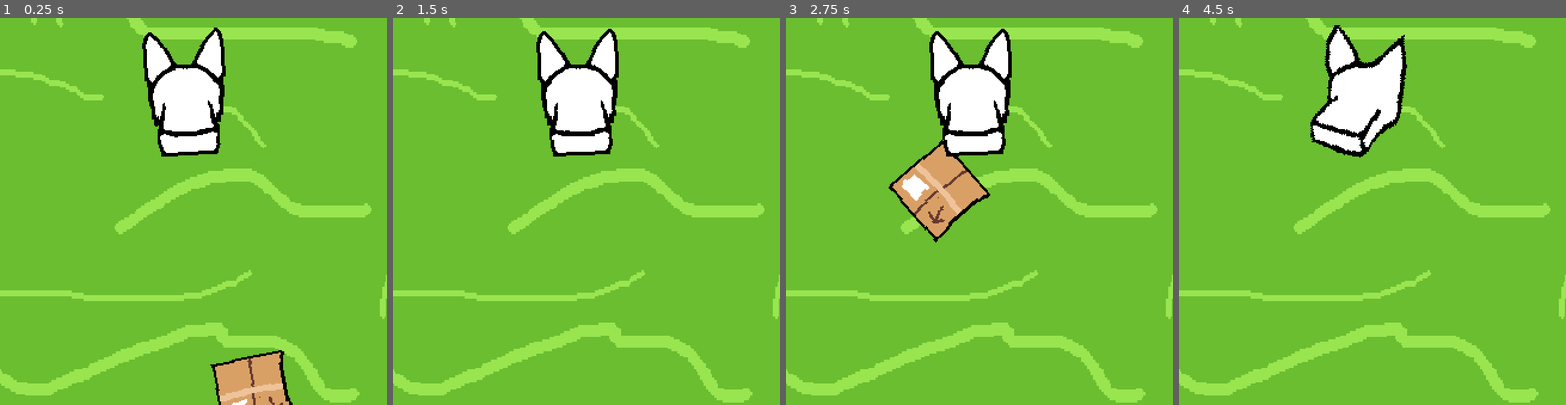
Above: before the commit, frames 1-4 (left to right).
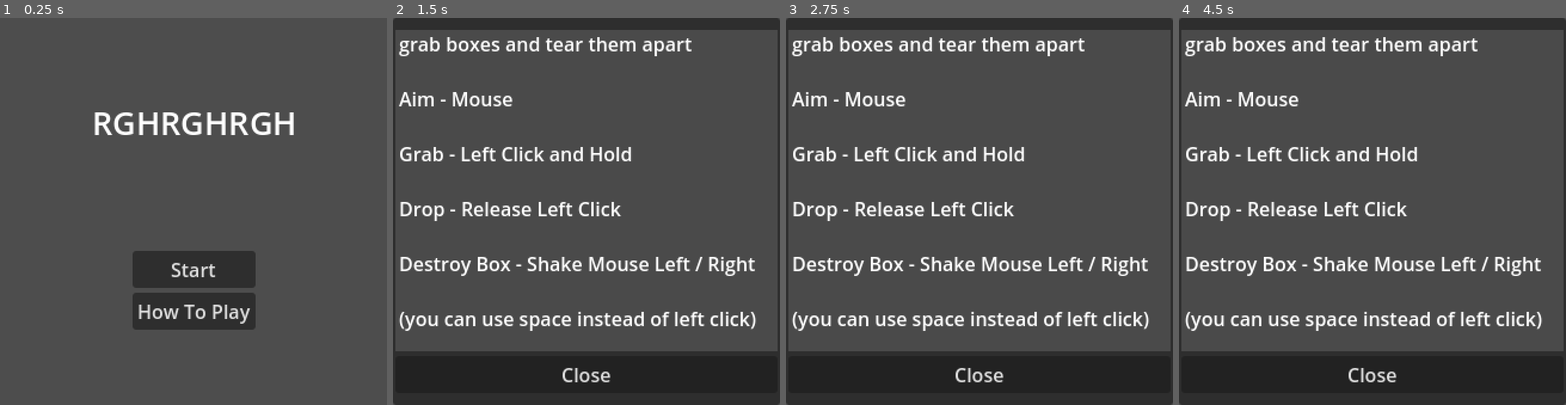
Above: after the commit, the same moments.

Repository: kennethbchen/RGHRGHRGH-Game
Game: Godot game, scene res://scenes/title.tscn
The game is run twice, just before and just after one commit, with the same random seed, the same clock (stepped at 60 frames per second) and the same inputs. Before the commit the project starts from res://scenes/game.tscn.
Inputs (mouse positions are in pixels of both pictures, inside the frame that each line leads up to):
- Up to frame 1 (0.25 s): no input
- Up to frame 2 (1.5 s): click (586, 312) at 0.5 s, where only the run after the commit has a clickable "How To Play"; click (586, 269) at 1.25 s, where only the run after the commit has a clickable "Start"
- Up to frame 3 (2.75 s): click (979, 269) at 2 s, where only the run after the commit has a clickable "Start"
- Up to frame 4 (4.5 s): click (1372, 269) at 2.75 s, where only the run after the commit has a clickable "Start"; move the mouse to (1457, 192) at 3.52 s; press the mouse at (1457, 192) at 3.53 s; move the mouse to (1295, 230) at 4.27 s; release the mouse at (1295, 230) at 4.28 s; click (1295, 230) at 4.35 s

The runs differ from the first frame. In frame 1, 100% of the frame differs, in the area x 0-100%, y 0-100%; in frame 2, 100%; in frame 3, 100%; in frame 4, 100%.

Commit message:
Implemented basic title screen

Diff:
--- a/project.godot
+++ b/project.godot
@@ -11,7 +11,7 @@
 [application]
 
 config/name="RGHRGHRGH"
-run/main_scene="res://scenes/game.tscn"
+run/main_scene="res://scenes/title.tscn"
 config/features=PackedStringArray("4.3")
 config/icon="res://icon.svg"
 
--- a/scenes/title.tscn
+++ b/scenes/title.tscn
@@ -1,16 +1,31 @@
-[gd_scene load_steps=5 format=3 uid="uid://65qp0eh2spt1"]
+[gd_scene load_steps=8 format=3 uid="uid://65qp0eh2spt1"]
 
 [ext_resource type="Script" path="res://addons/simplemenu/simple_menu/simple_menu.gd" id="1_im67f"]
 [ext_resource type="Script" path="res://addons/simplemenu/simple_menu_button_binding.gd" id="2_vl0ae"]
 
 [sub_resource type="Resource" id="Resource_3hns0"]
 script = ExtResource("2_vl0ae")
-button_path = NodePath("../VBoxContainer/StartButon")
+button_path = NodePath("../MenuCanvas/VBoxContainer/StartButon")
 action_type = 3
 scene_to_load = "res://scenes/game.tscn"
 
+[sub_resource type="Resource" id="Resource_1dl30"]
+script = ExtResource("2_vl0ae")
+button_path = NodePath("../MenuCanvas/VBoxContainer/InstructionsButton")
+action_type = 1
+target_nodes = Array[NodePath]([NodePath("../InstructionCanvas")])
+
+[sub_resource type="Resource" id="Resource_xphvq"]
+script = ExtResource("2_vl0ae")
+button_path = NodePath("../InstructionCanvas/VBoxContainer/CloseInstructionsButton")
+action_type = 0
+target_nodes = Array[NodePath]([NodePath("../InstructionCanvas")])
+
 [sub_resource type="LabelSettings" id="LabelSettings_h103t"]
 font_size = 27
+
+[sub_resource type="StyleBoxFlat" id="StyleBoxFlat_s4trk"]
+bg_color = Color(0.288518, 0.288518, 0.288518, 1)
 
 [node name="Title" type="Control"]
 layout_mode = 3
@@ -22,10 +37,11 @@
 
 [node name="SimpleMenu" type="Node" parent="."]
 script = ExtResource("1_im67f")
-actions = Array[ExtResource("2_vl0ae")]([SubResource("Resource_3hns0")])
+actions = Array[ExtResource("2_vl0ae")]([SubResource("Resource_3hns0"), SubResource("Resource_1dl30"), SubResource("Resource_xphvq")])
 
-[node name="VBoxContainer" type="VBoxContainer" parent="."]
-layout_mode = 1
+[node name="MenuCanvas" type="CanvasLayer" parent="."]
+
+[node name="VBoxContainer" type="VBoxContainer" parent="MenuCanvas"]
 anchors_preset = 8
 anchor_left = 0.5
 anchor_top = 0.5
@@ -38,16 +54,15 @@
 grow_horizontal = 2
 grow_vertical = 2
 
-[node name="StartButon" type="Button" parent="VBoxContainer"]
+[node name="StartButon" type="Button" parent="MenuCanvas/VBoxContainer"]
 layout_mode = 2
 text = "Start"
 
-[node name="InstructionsButton" type="Button" parent="VBoxContainer"]
+[node name="InstructionsButton" type="Button" parent="MenuCanvas/VBoxContainer"]
 layout_mode = 2
 text = "How To Play"
 
-[node name="Label" type="Label" parent="."]
-layout_mode = 1
+[node name="Label" type="Label" parent="MenuCanvas"]
 anchors_preset = 8
 anchor_left = 0.5
 anchor_top = 0.5
@@ -61,3 +76,59 @@
 grow_vertical = 2
 text = "RGHRGHRGH"
 label_settings = SubResource("LabelSettings_h103t")
+
+[node name="InstructionCanvas" type="CanvasLayer" parent="."]
+visible = false
+
+[node name="Panel" type="Panel" parent="InstructionCanvas"]
+anchors_preset = 15
+anchor_right = 1.0
+anchor_bottom = 1.0
+grow_horizontal = 2
+grow_vertical = 2
+
+[node name="VBoxContainer" type="VBoxContainer" parent="InstructionCanvas"]
+anchors_preset = 8
+anchor_left = 0.5
+anchor_top = 0.5
+anchor_right = 0.5
+anchor_bottom = 0.5
+offset_left = -160.0
+offset_top = -152.0
+offset_right = 160.0
+offset_bottom = 152.0
+grow_horizontal = 2
+grow_vertical = 2
+
+[node name="Panel" type="Panel" parent="InstructionCanvas/VBoxContainer"]
+layout_mode = 2
+size_flags_vertical = 3
+theme_override_styles/panel = SubResource("StyleBoxFlat_s4trk")
+
+[node name="RichTextLabel" type="RichTextLabel" parent="InstructionCanvas/VBoxContainer/Panel"]
+layout_mode = 1
+anchors_preset = 15
+anchor_right = 1.0
+anchor_bottom = 1.0
+offset_left = 3.0
+offset_right = -3.0
+offset_bottom = 14.0
+grow_horizontal = 2
+grow_vertical = 2
+theme_override_font_sizes/bold_italics_font_size = 1
+text = "grab boxes and tear them apart
+
+Aim - Mouse
+
+Grab - Left Click and Hold
+
+Drop - Release Left Click
+
+Destroy Box - Shake Mouse Left / Right
+
+(you can use space instead of left click)
+"
+
+[node name="CloseInstructionsButton" type="Button" parent="InstructionCanvas/VBoxContainer"]
+layout_mode = 2
+text = "Close"
